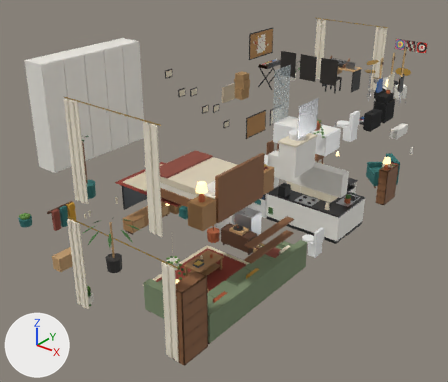
Two versions of the glTF model art/models/home/shenton/shenton_interior.glb, one commit apart.
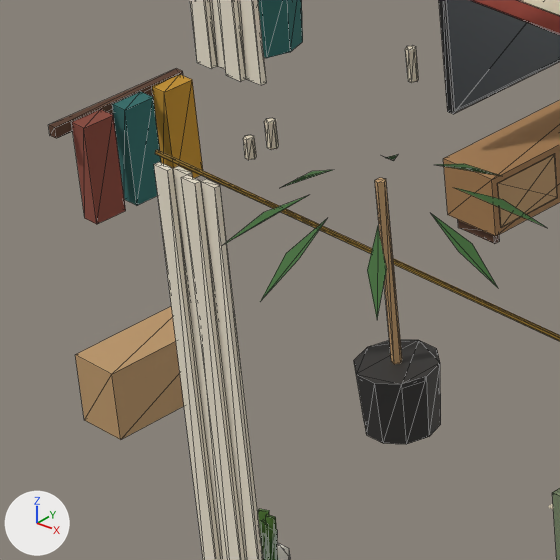
The first picture shows the older version from a 50 mm camera at (12.6, -7.59, 9.43) aimed at (2.9, 4.53, 1.92). The close-ups show the older and then the newer version on the part from 8% to 32% of the width and 49% to 77% of the height of that picture. Only the edits that show in the close-ups are written down. Lighting does not change. The marker at lower left points along +X, +Y and +Z. The close-ups show mesh edges as thin lines.

In view in the first close-up: 'Balcony_Pot2', 'Coats', 'Curtains_Bed1', 'Curtains_Lounge', 'Plant_Fiddle2', 'Plant_Snake', 'Rug_Bed1', 'TV_Screen', 'TV_Unit-col' and 4 more.
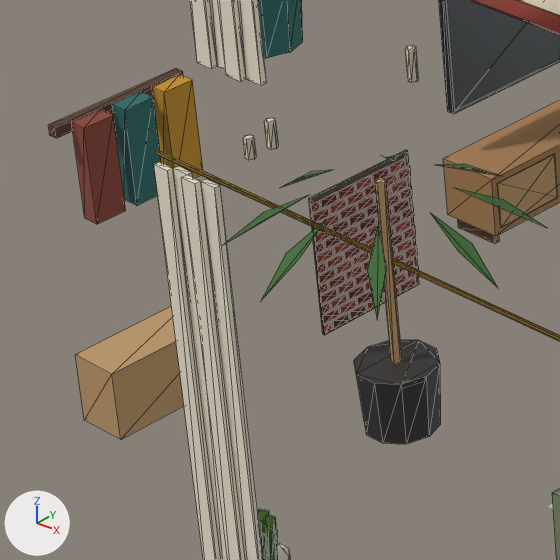
Patch to the scene script:
```diff
--- a/art/models/home/shenton/shenton_interior.glb.py
+++ b/art/models/home/shenton/shenton_interior.glb.py
@@ mat_my_brick_83402c @@
+mat_my_brick_83402c = principled_material('MY_Brick_83402c')
+mat_my_brick_83402c.base_color = (0.227, 0.0513, 0.0252)  # brown #83402c
+mat_my_brick_83402c.roughness = 0.95
@@ mat_my_brick_7a3626 @@
+mat_my_brick_7a3626 = principled_material('MY_Brick_7a3626')
+mat_my_brick_7a3626.base_color = (0.195, 0.0369, 0.0194)  # dark red #7a3626
+mat_my_brick_7a3626.roughness = 0.95
@@ mat_my_brick_6e2f22 @@
+mat_my_brick_6e2f22 = principled_material('MY_Brick_6e2f22')
+mat_my_brick_6e2f22.base_color = (0.156, 0.0284, 0.016)  # dark red #6e2f22
+mat_my_brick_6e2f22.roughness = 0.95
@@ mat_my_mortar @@
+mat_my_mortar = principled_material('MY_Mortar')
+mat_my_mortar.base_color = (0.102, 0.0802, 0.0648)  # brown #5a5048
+mat_my_mortar.roughness = 1.0
@@ mat_my_brick_5e281e @@
+mat_my_brick_5e281e = principled_material('MY_Brick_5e281e')
+mat_my_brick_5e281e.base_color = (0.112, 0.0212, 0.013)  # dark red #5e281e
+mat_my_brick_5e281e.roughness = 0.95
@@ me_fireplace_bricks @@
+me_fireplace_bricks.from_pydata(...)  # 624 vertices, 936 faces; spans x 0.348..0.366, y 2.05..2.75, z 0.15..1.0
+# faces by material slot: [12, 252, 216, 204, 252]
+me_fireplace_bricks.materials.append(mat_my_mortar)  # brown #5a5048
+me_fireplace_bricks.materials.append(mat_my_brick_83402c)  # brown #83402c
+me_fireplace_bricks.materials.append(mat_my_brick_5e281e)  # dark red #5e281e
+me_fireplace_bricks.materials.append(mat_my_brick_7a3626)  # dark red #7a3626
+me_fireplace_bricks.materials.append(mat_my_brick_6e2f22)  # dark red #6e2f22
@@ ob_fireplace_bricks @@
+ob_fireplace_bricks = bpy.data.objects.new('Fireplace_Bricks', me_fireplace_bricks)
+ob_fireplace_bricks.location = (0.0, 0.0, 0.0)
```

Where the change shows, as pixel boxes (x1, y1, x2, y2) in the close-ups (560 x 560 px):
'Fireplace_Bricks', added
    after: (309, 150, 419, 335)
    faces in mat_my_brick_6e2f22 (dark red #6e2f22): (311, 183, 419, 305)
    faces in mat_my_brick_83402c (brown #83402c): (313, 158, 413, 335)
    faces in mat_my_brick_5e281e (dark red #5e281e): (315, 167, 414, 330)
    faces in mat_my_mortar (brown #5a5048): (309, 150, 419, 335)
    faces in mat_my_brick_7a3626 (dark red #7a3626): (315, 166, 416, 315)
